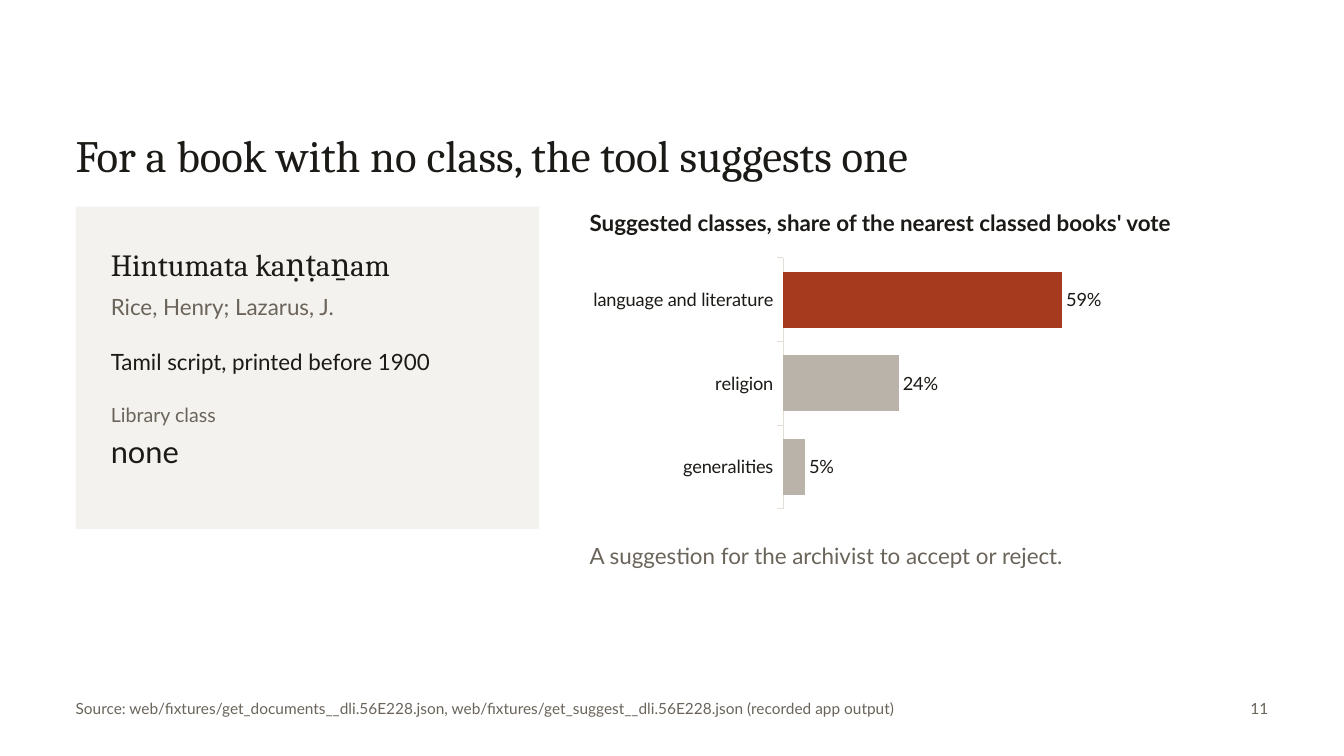
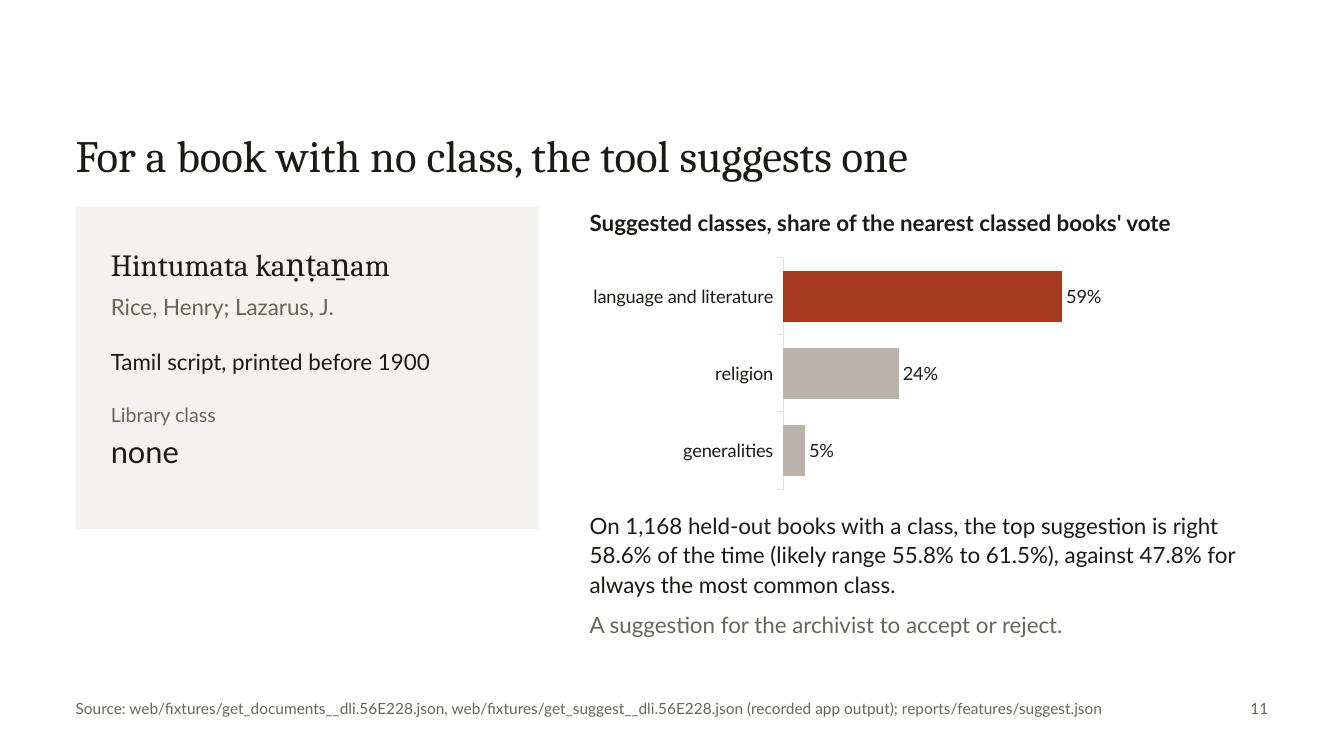
Before and after one commit to rohannes64/Grantha-Heritage-Tracker, a slide deck: slide 11 of Grantha_Heritage_Tracker_SIH26096.pptx. Drawn at 1344x756 pixels with LibreOffice and Linux fonts; fonts in the diff are those of the drawing. Boxes give left, top, right and bottom in pixels: in the first picture for what was removed or moved away, otherwise in the second. Text is boxed around its words. In the diff, an @@ line names an element or a change of style, - is before the commit and + after.

Commit message:
fix(deck): align slide prose and titles with whole-book results

```diff
--- a/Grantha_Heritage_Tracker_SIH26096.pptx
+++ b/Grantha_Heritage_Tracker_SIH26096.pptx
@@ bar chart: place and size @@
-bar chart at (580,252,1270,514)
+bar chart at (580,252,1270,494)
@@ text "On 1,168 held-out books with ...": place and size @@
-text "On 1,168 held-out books with ..." at (590,547,1062,568)
+text "On 1,168 held-out books with ..." at (590,517,1235,637)
@@ text at (590,517,1235,597): paragraph added @@
+On 1,168 held-out books with a class, the top suggestion is right 58.6% of the time (likely range 55.8% to 61.5%), against 47.8% for always the most common class.
@@ text at (590,616,1062,637): more space between paragraphs @@
@@ text at (76,702,1102,717): text changed @@
-Source: web/fixtures/get_documents__dli.56E228.json, web/fixtures/get_suggest__dli.56E228.json (recorded app output)
+Source: web/fixtures/get_documents__dli.56E228.json, web/fixtures/get_suggest__dli.56E228.json (recorded app output); reports/features/suggest.json
```
Also in this commit, not shown: 6 other slides changed, 1 other file.
